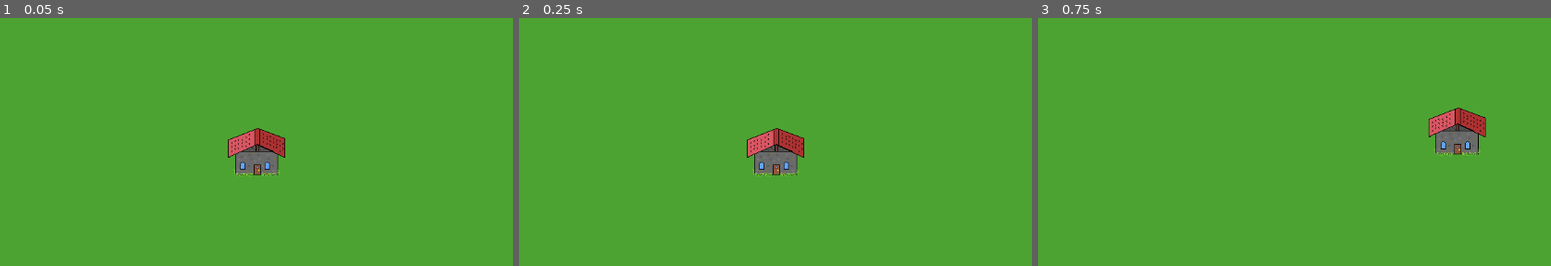
Above: before the commit, frames 1-3 (left to right).
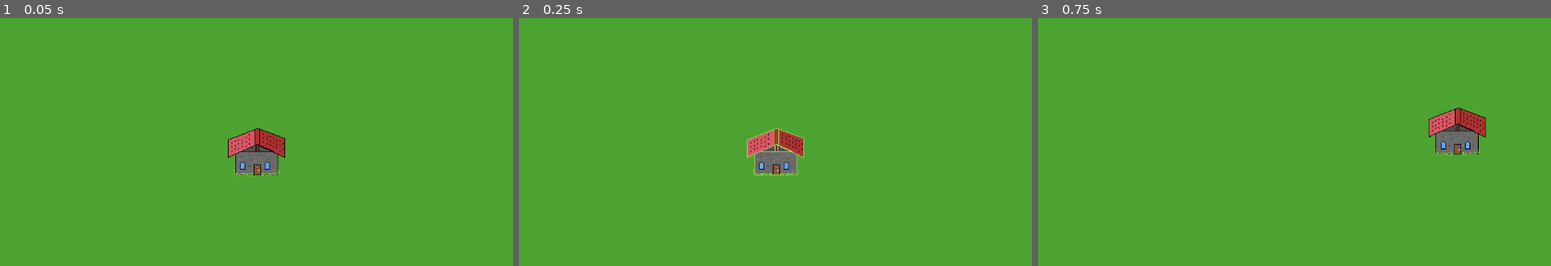
Above: after the commit, the same moments.

Repository: Final-Parsec/godot-placement-with-collision-detection
Game: Godot game, scene res://main.tscn
Two runs of this game, one before a commit and one after it. Both use one fixed random seed, a clock stepped at 60 frames per second and the inputs below.
Inputs (mouse positions are in pixels of both pictures, inside the frame that each line leads up to):
- Up to frame 1 (0.05 s): no input
- Up to frame 2 (0.25 s): no input
- Up to frame 3 (0.75 s): tap Enter at 0.5 s; move the mouse to (1458, 129) at 0.52 s; click (1458, 129) at 0.6 s

Frame 1 is identical in both runs. In frame 2, 0.3% of the frame differs, in the area x 44-56%, y 44-64%; in frame 3, nothing differs.

Commit message:
flashing invalid placement message

Diff:
--- a/cursor_indicator.gd
+++ b/cursor_indicator.gd
@@ -3,7 +3,8 @@
 
 # Called when the node enters the scene tree for the first time.
 func _ready() -> void:
-	pass # Replace with function body.
+	animation = "valid"
+	play()
 
 
 # Called every frame. 'delta' is the elapsed time since the previous frame.
--- a/main.gd
+++ b/main.gd
@@ -30,8 +30,8 @@
 	params.transform = Transform2D(0, $CursorIndicator.global_position)
 	var collision = world_space.collide_shape(params, 1)
 	if collision.is_empty():
-		# we overlap a building
 		can_build = true
+		$CursorIndicator.animation = "valid"
 	else:
-		# we are in open space
 		can_build = false
+		$CursorIndicator.animation = "invalid"
--- a/main.tscn
+++ b/main.tscn
@@ -1,18 +1,34 @@
-[gd_scene load_steps=6 format=3 uid="uid://dejuvi3vu0xg1"]
+[gd_scene load_steps=8 format=3 uid="uid://dejuvi3vu0xg1"]
 
 [ext_resource type="Script" path="res://main.gd" id="1_ods6b"]
 [ext_resource type="PackedScene" uid="uid://bgimrwtyuy3c4" path="res://house.tscn" id="2_iad2n"]
 [ext_resource type="Texture2D" uid="uid://bd8sehj3yxpax" path="res://house.png" id="2_s1dgc"]
 [ext_resource type="Script" path="res://cursor_indicator.gd" id="3_m2mtc"]
+[ext_resource type="Texture2D" uid="uid://dhangx7vu7pym" path="res://house_invalid.png" id="4_qgeoe"]
+[ext_resource type="Texture2D" uid="uid://bcrdaqll1rvl0" path="res://house_valid.png" id="5_vh7pk"]
 
 [sub_resource type="SpriteFrames" id="SpriteFrames_r6lr1"]
 animations = [{
 "frames": [{
 "duration": 1.0,
 "texture": ExtResource("2_s1dgc")
+}, {
+"duration": 1.0,
+"texture": ExtResource("4_qgeoe")
 }],
 "loop": true,
-"name": &"default",
+"name": &"invalid",
+"speed": 5.0
+}, {
+"frames": [{
+"duration": 1.0,
+"texture": ExtResource("2_s1dgc")
+}, {
+"duration": 1.0,
+"texture": ExtResource("5_vh7pk")
+}],
+"loop": true,
+"name": &"valid",
 "speed": 5.0
 }]
 
@@ -22,4 +38,5 @@
 
 [node name="CursorIndicator" type="AnimatedSprite2D" parent="."]
 sprite_frames = SubResource("SpriteFrames_r6lr1")
+animation = &"invalid"
 script = ExtResource("3_m2mtc")
Binary file added: house_invalid.aseprite
Binary file added: house_invalid.png
Not shown, added: house_invalid.png.import
Binary file added: house_valid.aseprite
Binary file added: house_valid.png
Not shown, added: house_valid.png.import
